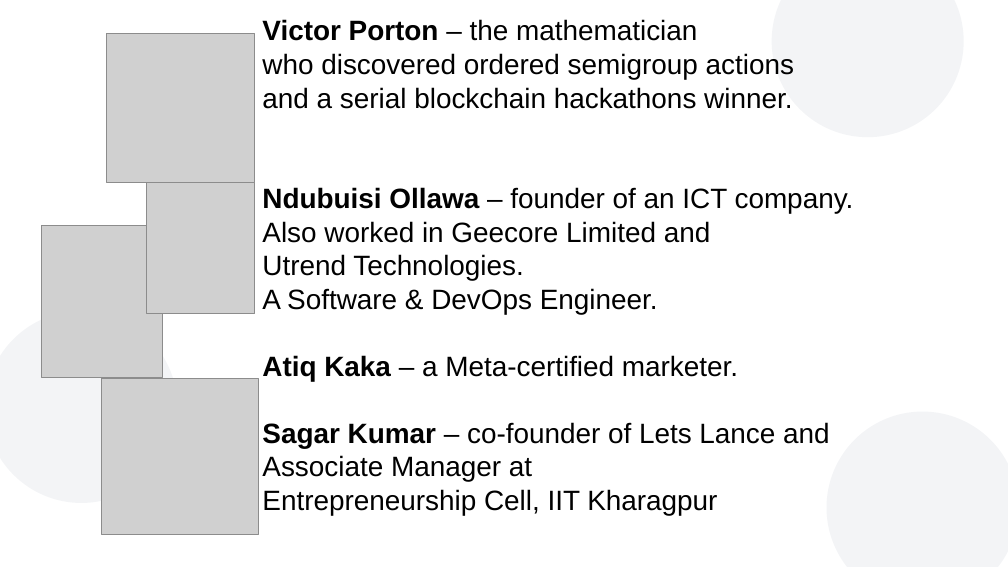
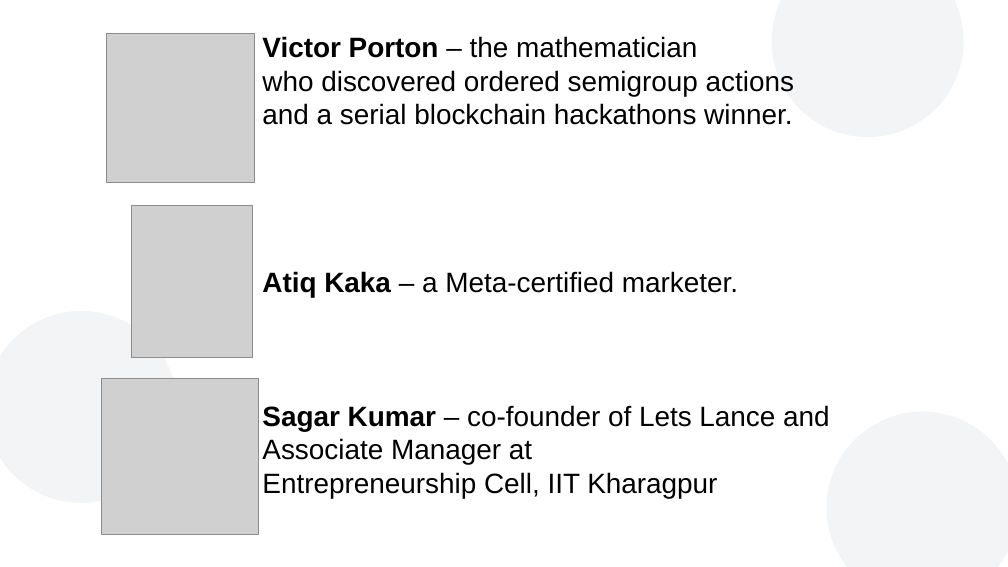
Before and after one commit to vporton/zondirectory2, a slide deck: slide 9 of docs/presentation.odp. Drawn at 1008x567 pixels with LibreOffice and Linux fonts; fonts in the diff are those of the drawing; grey boxes stand for pictures; background and template pictures are left out. Boxes give left, top, right and bottom in pixels: in the first picture for what was removed or moved away, otherwise in the second. Text is boxed around its words. In the diff, an @@ line names an element or a change of style, - is before the commit and + after.

Commit message:
presentation

```diff
--- a/docs/presentation.odp
+++ b/docs/presentation.odp
@@ picture: place and size @@
-picture at [42, 225, 163, 377]
+picture at [132, 206, 252, 358]
@@ picture removed at [146, 182, 255, 314] @@
@@ text at [262, 271, 830, 498]: text changed @@
-Ndubuisi Ollawa – founder of an ICT company.
-Also worked in Geecore Limited and
-Utrend Technologies.
-A Software & DevOps Engineer.
-Atiq Kaka – a Meta-certified marketer.
-Sagar Kumar – co-founder of Lets Lance and
-Associate Manager at
-Entrepreneurship Cell, IIT Kharagpur
+Atiq Kaka – a Meta-certified marketer.
+Sagar Kumar – co-founder of Lets Lance and
+Associate Manager at
+Entrepreneurship Cell, IIT Kharagpur
```
